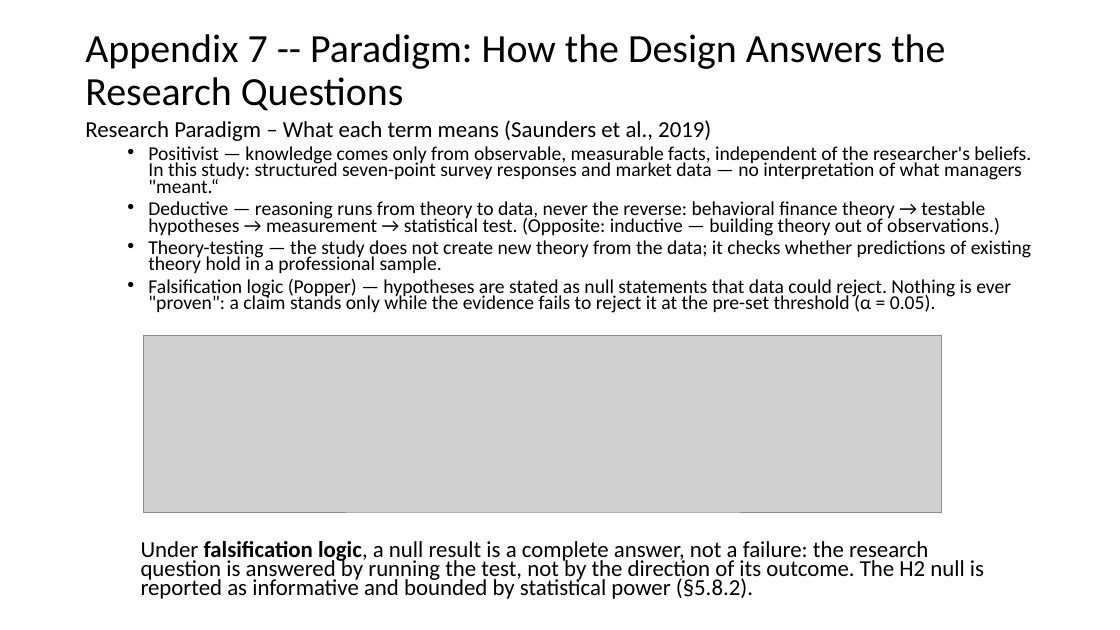
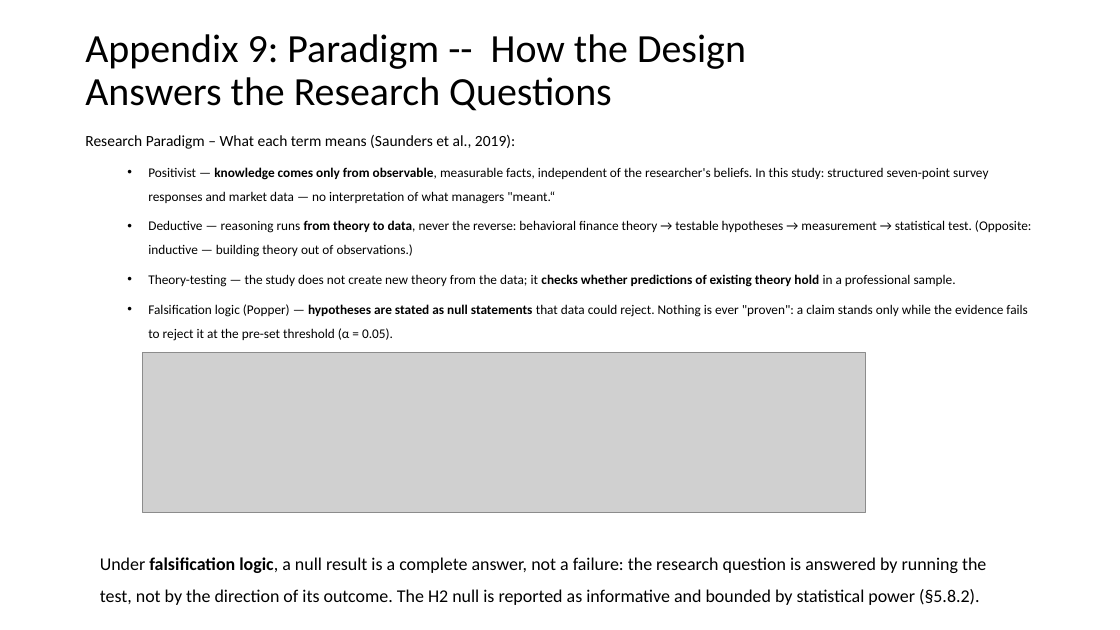
Before and after one commit to Amarows/thesis, a slide deck: slide 26 of documents/aliaksei_malashonak_sbs_thesis_defence.pptx (slide 22 before the commit). Drawn at 1120x630 pixels with LibreOffice and Linux fonts; fonts in the diff are those of the drawing; grey boxes stand for pictures; background and template pictures are left out. Boxes give left, top, right and bottom in pixels: in the first picture for what was removed or moved away, otherwise in the second. Text is boxed around its words. In the diff, an @@ line names an element or a change of style, - is before the commit and + after.

```diff
--- a/documents/aliaksei_malashonak_sbs_thesis_defence.pptx
+++ b/documents/aliaksei_malashonak_sbs_thesis_defence.pptx
@@ title at bbox=[85, 34, 746, 111]: text changed @@
-Appendix 7 -- Paradigm: How the Design Answers the Research Questions
+Appendix 9: Paradigm -- How the Design Answers the Research Questions
@@ text at bbox=[85, 135, 515, 149]: text changed; size 19.6 to 13.3 pt @@
-Research Paradigm – What each term means (Saunders et al., 2019)
+Research Paradigm – What each term means (Saunders et al., 2019):
@@ text at bbox=[148, 167, 1031, 341]: size 16.8 to 11.4 pt; bold on in "knowledge comes only from observable,", "from theory to data,", "checks whether predictions of existing theory hold", "hypotheses are stated as null statements"; line spacing 0.7 to 1.5 @@
@@ picture: place and size @@
-picture at bbox=[144, 335, 941, 512]
+picture at bbox=[143, 353, 865, 513]
@@ text "Under falsification logic, a null ...": place and size @@
-text "Under falsification logic, a null ..." at bbox=[141, 541, 984, 599]
+text "Under falsification logic, a null ..." at bbox=[100, 557, 986, 605]
@@ text "Under falsification logic, a null ..." at bbox=[100, 557, 986, 605]: size 19.6 to 15.4 pt; line spacing 0.7 to 1.5 @@
```
Also in this commit, not shown: 18 other slides changed, 5 slides added, 1 slide removed.
